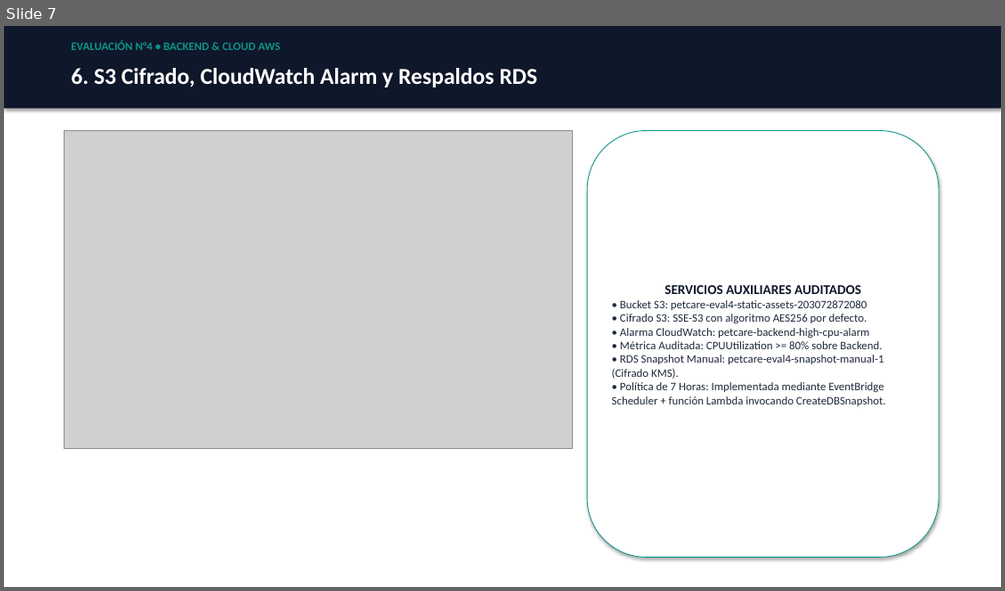
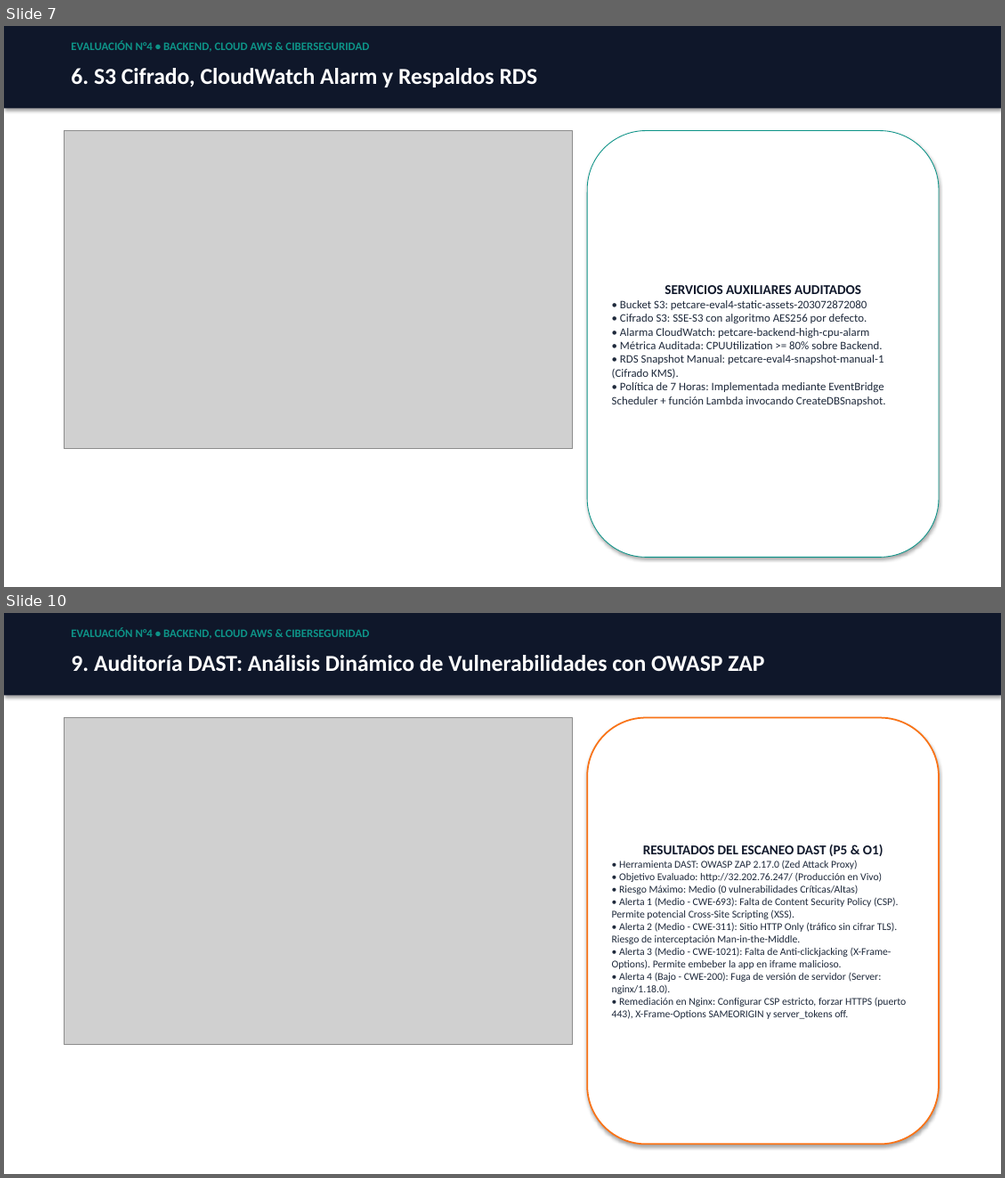
Before and after one commit to sebatmail/AWS-BACKEND-4, a slide deck: docs/PRESENTACION_EVALUACION_4_SEBASTIAN_TORRES.pptx. Shown one above the other, each under a label of ours: slide 7 before the commit, slides 7 and 10 after it; the slides between them are not shown. The pictures are 1005x591 and 1005x1178 pixels, drawn with LibreOffice and Linux fonts; fonts in the diff are those of the drawing; grey boxes stand for pictures. Boxes give left, top, right and bottom in pixels: in the first picture for what was removed or moved away, otherwise in the second. Text is boxed around its words. In the diff, an @@ line names an element or a change of style, - is before the commit and + after.

Commit message:
docs: add SAST and DAST security audit evidence, updated presentation and rubric reports

```diff
--- a/docs/PRESENTACION_EVALUACION_4_SEBASTIAN_TORRES.pptx
+++ b/docs/PRESENTACION_EVALUACION_4_SEBASTIAN_TORRES.pptx
@@ slide 10 added at bbox=[4, 613, 1001, 1174], background #FFFFFF @@
@@ rectangle added at bbox=[4, 613, 1001, 695], fill #0F172A @@
@@ text added at bbox=[71, 627, 369, 639], 11 pt, text #0D9488, bold @@
+EVALUACIÓN N°4 • BACKEND, CLOUD AWS & CIBERSEGURIDAD
@@ text added at bbox=[71, 655, 764, 671], 22 pt, text #FFFFFF, bold @@
+9. Auditoría DAST: Análisis Dinámico de Vulnerabilidades con OWASP ZAP
@@ picture added at bbox=[64, 718, 573, 1045] @@
@@ rounded rectangle added at bbox=[587, 718, 938, 1144], fill #FFFFFF, outline #F97316 1.5 pt, 10 pt, text #1E293B @@
+RESULTADOS DEL ESCANEO DAST (P5 & O1)
+• Herramienta DAST: OWASP ZAP 2.17.0 (Zed Attack Proxy)
+• Objetivo Evaluado: http://32.202.76.247/ (Producción en Vivo)
+• Riesgo Máximo: Medio (0 vulnerabilidades Críticas/Altas)
+• Alerta 1 (Medio - CWE-693): Falta de Content Security Policy (CSP). Permite potencial Cross-Site Scripting (XSS).
+• Alerta 2 (Medio - CWE-311): Sitio HTTP Only (tráfico sin cifrar TLS). Riesgo de interceptación Man-in-the-Middle.
+• Alerta 3 (Medio - CWE-1021): Falta de Anti-clickjacking (X-Frame-Options). Permite embeber la app en iframe malicioso.
+• Alerta 4 (Bajo - CWE-200): Fuga de versión de servidor (Server: nginx/1.18.0).
+• Remediación en Nginx: Configurar CSP estricto, forzar HTTPS (puerto 443), X-Frame-Options SAMEORIGIN y server_tokens off.
@@ slide 7 changed as well @@
@@ text at bbox=[71, 40, 369, 52]: text changed @@
-EVALUACIÓN N°4 • BACKEND & CLOUD AWS
+EVALUACIÓN N°4 • BACKEND, CLOUD AWS & CIBERSEGURIDAD
```
Also in this commit, not shown: 9 other slides changed, 2 other slides added, 9 other files.
